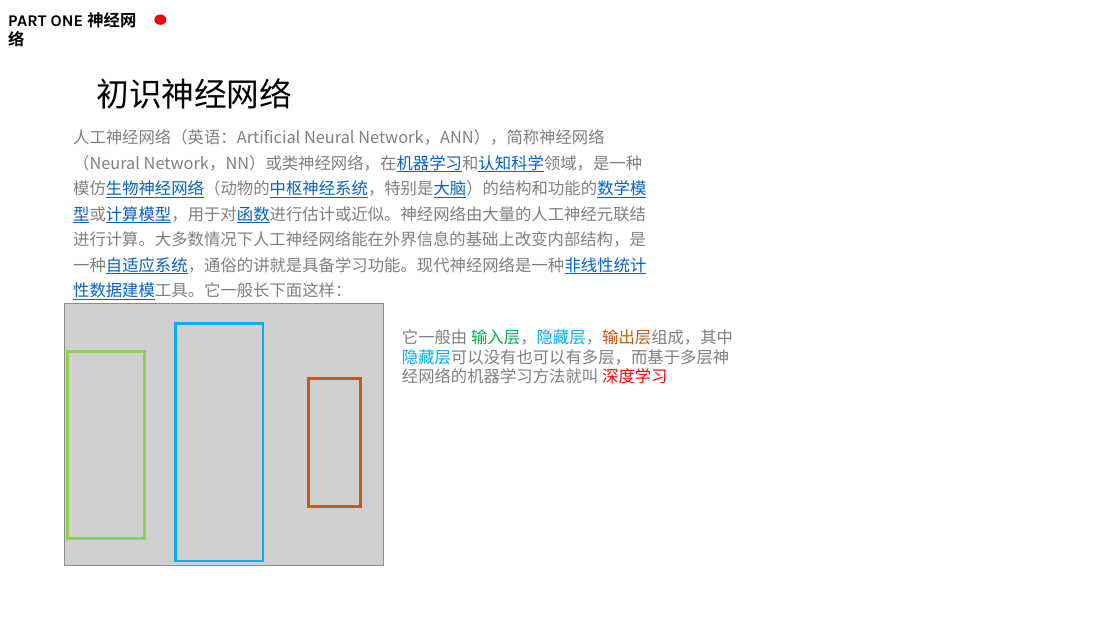
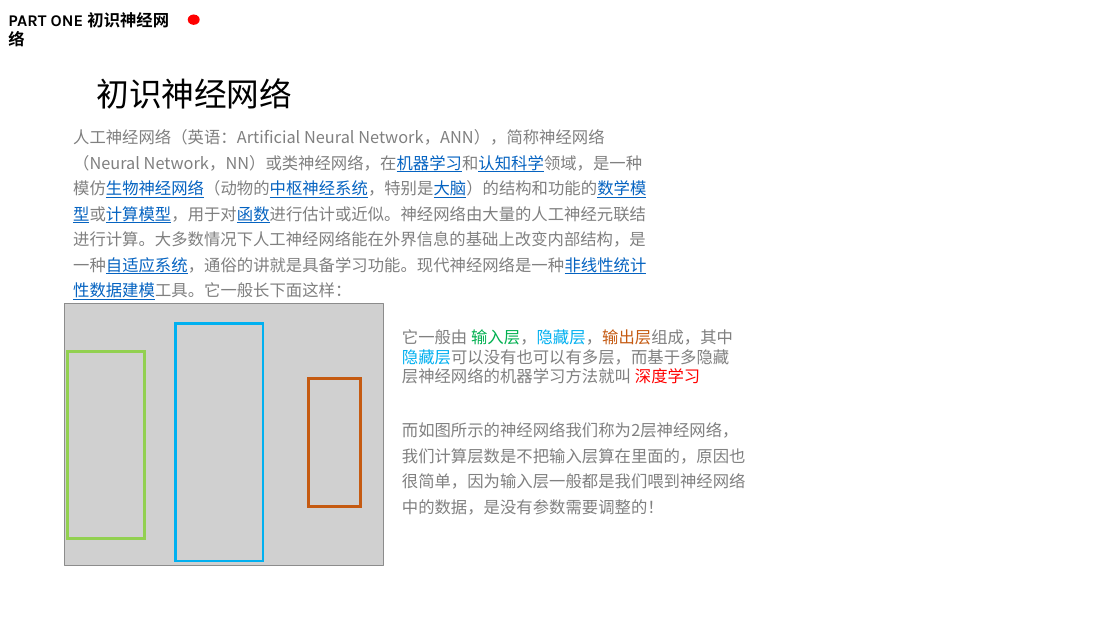
Before and after one commit to kaixinbaba/rlshare, a slide deck: slide 5 of 机器学习分享-神经网络.pptx. Drawn at 1120x630 pixels with LibreOffice and Linux fonts; fonts in the diff are those of the drawing; grey boxes stand for pictures; background and template pictures are left out. Boxes give left, top, right and bottom in pixels: in the first picture for what was removed or moved away, otherwise in the second. Text is boxed around its words. In the diff, an @@ line names an element or a change of style, - is before the commit and + after.

```diff
--- a/机器学习分享-神经网络.pptx
+++ b/机器学习分享-神经网络.pptx
@@ text at [8, 12, 169, 51]: text changed @@
-PART ONE 神经网络
+PART ONE 初识神经网络
@@ ellipse: place and size @@
-ellipse at [155, 14, 166, 24]
+ellipse at [187, 14, 199, 24]
@@ text at [402, 329, 733, 384]: text changed @@
-它一般由 输入层，隐藏层，输出层组成，其中隐藏层可以没有也可以有多层，而基于多层神经网络的机器学习方法就叫 深度学习
+它一般由 输入层，隐藏层，输出层组成，其中隐藏层可以没有也可以有多层，而基于多隐藏层神经网络的机器学习方法就叫 深度学习
@@ text added at [402, 422, 746, 515], 14 pt, text #808080 @@
+而如图所示的神经网络我们称为2层神经网络，
+我们计算层数是不把输入层算在里面的，原因也很简单，因为输入层一般都是我们喂到神经网络中的数据，是没有参数需要调整的！
```
Also in this commit, not shown: 7 other slides changed, 2 slides added, 3 slides removed.
